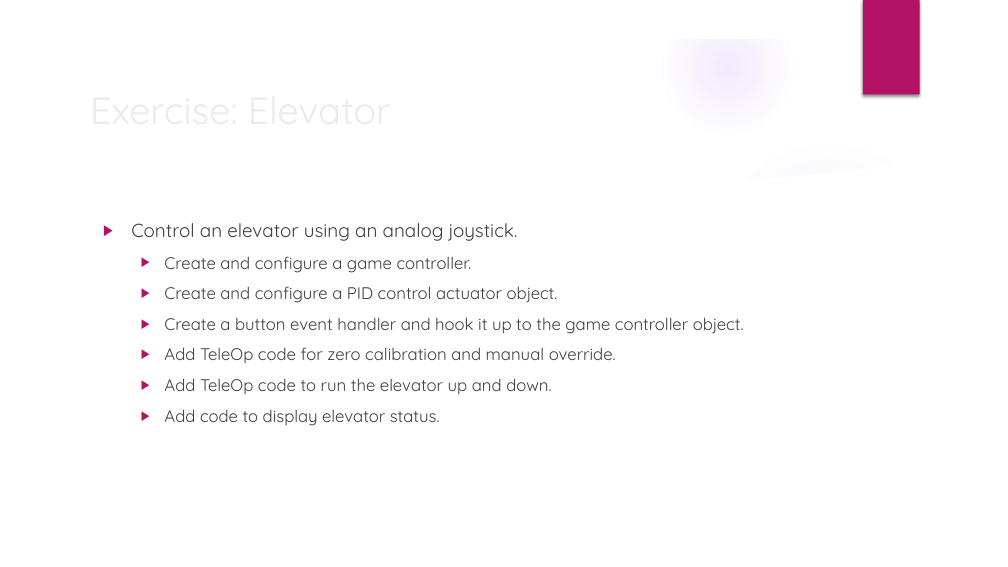
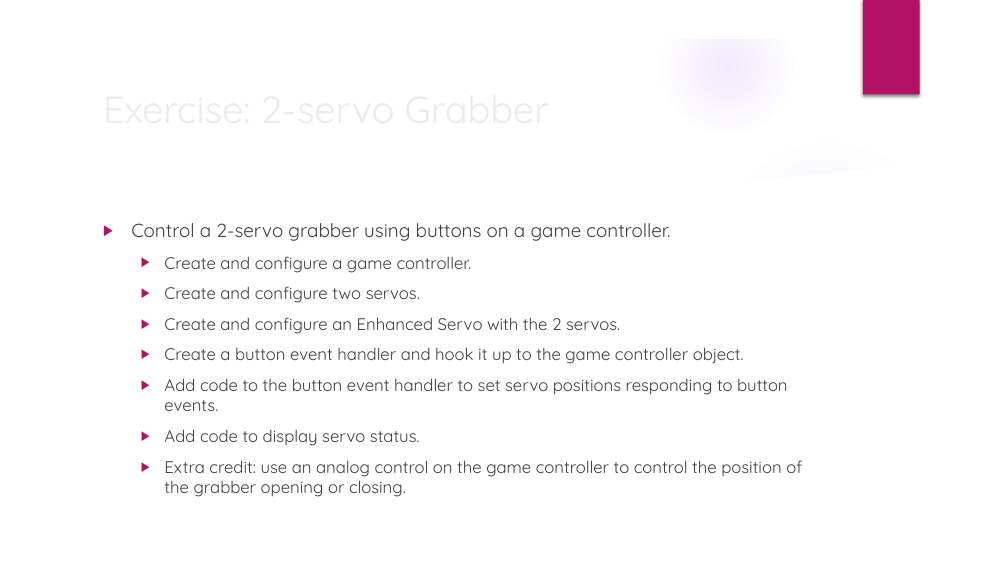
Before and after one commit to trc492/FrcProgrammingClass, a slide deck: slide 7 of Lesson4/AdvancedRoboticsLesson4.pptx (slide 9 before the commit). Drawn at 1008x567 pixels with LibreOffice and Linux fonts; fonts in the diff are those of the drawing; background and template pictures are left out. Boxes give left, top, right and bottom in pixels: in the first picture for what was removed or moved away, otherwise in the second. Text is boxed around its words. In the diff, an @@ line names an element or a change of style, - is before the commit and + after.

```diff
--- a/Lesson4/AdvancedRoboticsLesson4.pptx
+++ b/Lesson4/AdvancedRoboticsLesson4.pptx
@@ title at (x1=95, y1=70, x2=891, y2=149): text changed @@
-Exercise: Elevator
+Exercise: 2-servo Grabber
@@ text at (x1=131, y1=223, x2=670, y2=241): text changed @@
-▶ Control an elevator using an analog joystick.
+▶ Control a 2-servo grabber using buttons on a game controller.
@@ text at (x1=164, y1=286, x2=620, y2=334): text changed @@
-  ▶ Create and configure a PID control actuator object.
+  ▶ Create and configure two servos.
+  ▶ Create and configure an Enhanced Servo with the 2 servos.
@@ text at (x1=164, y1=378, x2=802, y2=497): text changed @@
-  ▶ Add TeleOp code for zero calibration and manual override.
-  ▶ Add TeleOp code to run the elevator up and down.
-  ▶ Add code to display elevator status.
+  ▶ Add code to the button event handler to set servo positions responding to button events.
+  ▶ Add code to display servo status.
+  ▶ Extra credit: use an analog control on the game controller to control the position of the grabber opening or closing.
```
Also in this commit, not shown: 5 other slides changed, 1 slide added, 1 slide removed, 3 other files.
